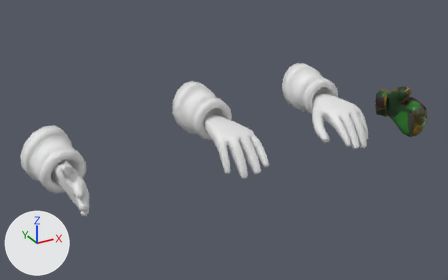
Two versions of the Blender file Assets/Models/Hands/Knight/Hand_Knight_Left.blend, one commit apart.
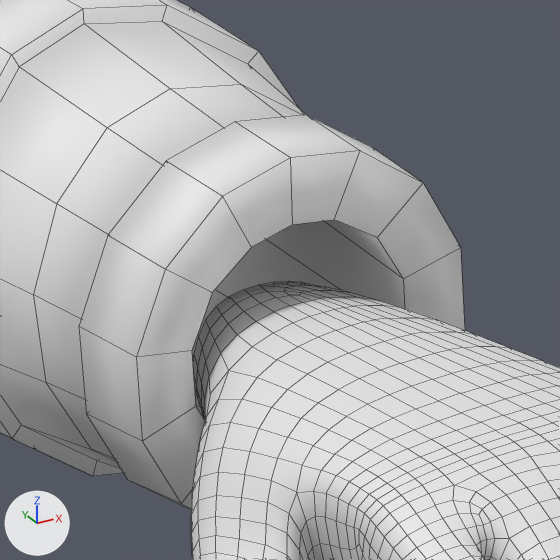
There are two pictures of each version: one whole from a camera (50 mm lens) standing at (-1.324, -1.689, 0.823) and looking at (-0.408, -0.024, -0.01), one close up on the part from 66% to 77% of the width and 24% to 43% of the height. Arrows for +X, +Y and +Z are at lower left; the lights stay in place. The last two pictures show the newer version. The close-ups show mesh edges as thin lines.

The first close-up shows 'Hand_Knight_Left', 'Hand_Knight_Left_Bracer'.
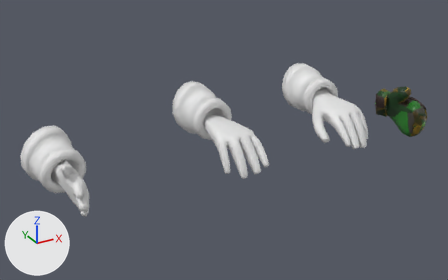
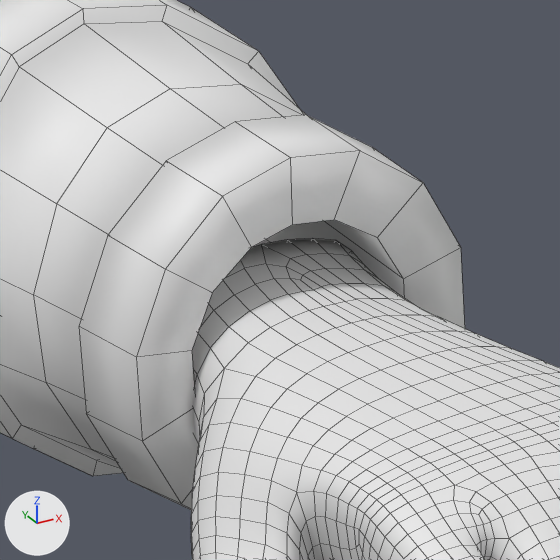
Pixel boxes [x1, y1, x2, y2] of what changed, in the close-ups (560 x 560 px; the box of a moved part takes in the faces that stretch with it):
'Hand_Knight_Left', reshaped
    before: [191, 281, 560, 560]
    after: [191, 238, 560, 560]
part 1 of me_hand_knight_left, moved or reshaped
    before: [193, 281, 401, 419]
    after: [192, 238, 410, 446]
part 2 of me_hand_knight_left, moved or reshaped
    before: [369, 486, 485, 560]
    after: [369, 485, 485, 560]

The change, as a diff of the scene's bpy script:
```diff
--- a/Assets/Models/Hands/Knight/Hand_Knight_Left.blend.py
+++ b/Assets/Models/Hands/Knight/Hand_Knight_Left.blend.py
@@ me_hand_knight_left @@
 # used by ob_hand_knight_left; location = (0.0, 0.0, 0.0)
 # before: 136 (-0.066, -0.176, 0.037), 137 (-0.065, -0.19, 0.028), 138 (-0.041, -0.191, 0.033)
-me_hand_knight_left.from_pydata(...)  # 154 vertices, 166 faces; spans x -0.097..0.075, y -0.246..0.028, z -0.056..0.075
-me_hand_knight_left.vertices[58].co = (0.012, 0.022, 0.054)
-me_hand_knight_left.vertices[59].co = (0.034, 0.025, 0.039)
-me_hand_knight_left.vertices[60].co = (-0.015, 0.023, 0.065)
-me_hand_knight_left.vertices[61].co = (0.034, 0.02, 0.068)
-me_hand_knight_left.vertices[62].co = (0.01, 0.023, 0.072)
-me_hand_knight_left.vertices[63].co = (0.022, 0.023, 0.033)
-me_hand_knight_left.vertices[64].co = (-0.013, 0.028, 0.03)
-me_hand_knight_left.vertices[65].co = (0.012, 0.027, 0.032)
-me_hand_knight_left.vertices[66].co = (-0.004, 0.024, 0.031)
-me_hand_knight_left.vertices[14].co = (-0.066, -0.159, 0.043)
-me_hand_knight_left.vertices[139].co = (-0.04, -0.182, 0.044)
+me_hand_knight_left.from_pydata(...)  # 154 vertices, 166 faces; spans x -0.097..0.075, y -0.246..0.032, z -0.056..0.088
+# me_hand_knight_left part 1
+me_hand_knight_left.vertices[58].co = (0.012, 0.021, 0.057)
+me_hand_knight_left.vertices[59].co = (0.05, 0.026, 0.032)
+me_hand_knight_left.vertices[60].co = (-0.033, 0.023, 0.077)
+me_hand_knight_left.vertices[61].co = (0.05, 0.018, 0.081)
+me_hand_knight_left.vertices[62].co = (0.01, 0.022, 0.088)
+me_hand_knight_left.vertices[63].co = (0.031, 0.023, 0.022)
+me_hand_knight_left.vertices[64].co = (-0.03, 0.032, 0.017)
+me_hand_knight_left.vertices[65].co = (0.012, 0.024, 0.021)
+me_hand_knight_left.vertices[66].co = (-0.014, 0.024, 0.018)
+# me_hand_knight_left part 2
+for i in [136, 137, 138]: me_hand_knight_left.vertices[i].co += Vector((0.001, 0.0, 0.0))
+me_hand_knight_left.vertices[14].co = (-0.065, -0.159, 0.044)
+me_hand_knight_left.vertices[139].co = (-0.041, -0.182, 0.044)
```
